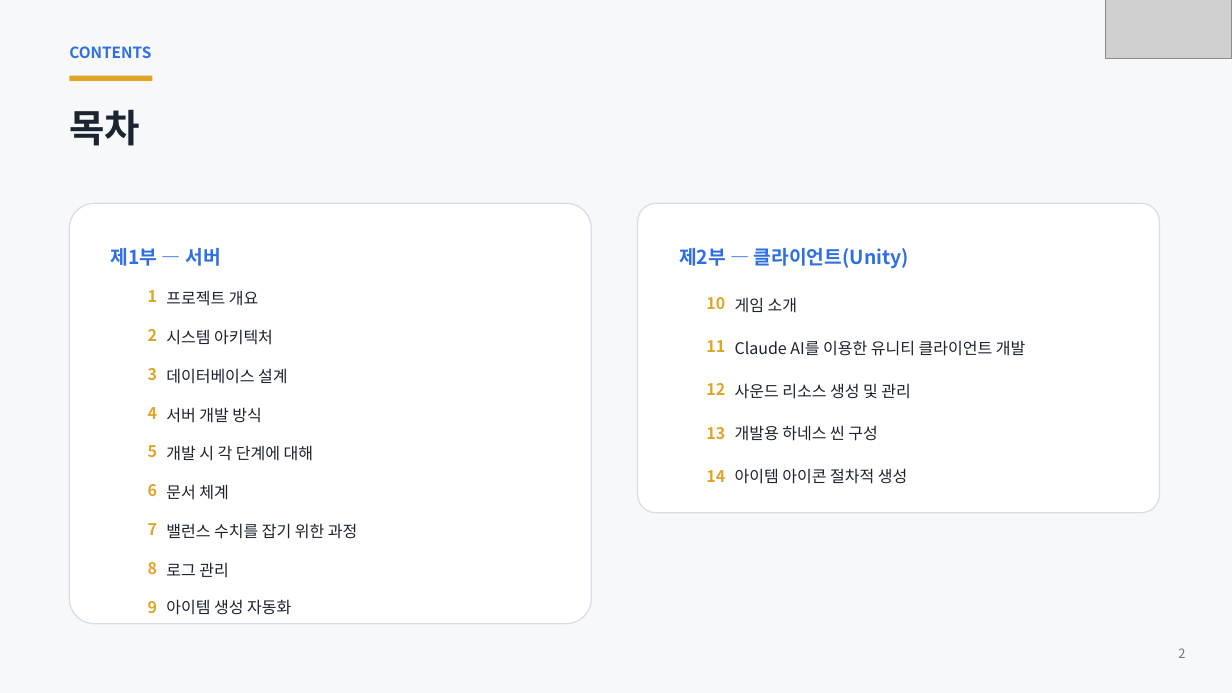
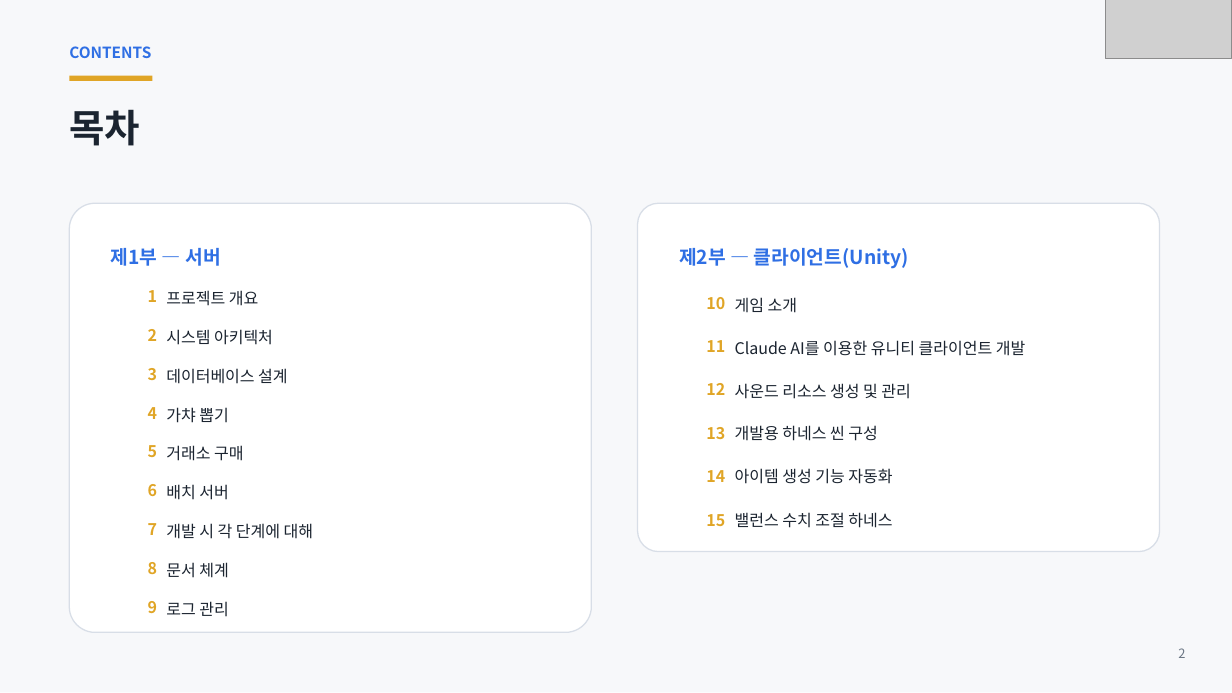
Before and after one commit to ks-wook/com2us-taskbar-hero, a slide deck: slide 2 of docs/com2us-taskbar-hero-발표자료.pptx. Drawn at 1232x693 pixels with LibreOffice and Linux fonts; fonts in the diff are those of the drawing; grey boxes stand for pictures. Boxes give left, top, right and bottom in pixels: in the first picture for what was removed or moved away, otherwise in the second. Text is boxed around its words. In the diff, an @@ line names an element or a change of style, - is before the commit and + after.

```diff
--- a/docs/com2us-taskbar-hero-발표자료.pptx
+++ b/docs/com2us-taskbar-hero-발표자료.pptx
@@ rounded rectangle: place and size @@
-rounded rectangle at bbox=[69, 203, 592, 624]
+rounded rectangle at bbox=[69, 203, 592, 632]
@@ rounded rectangle: place and size @@
-rounded rectangle at bbox=[638, 203, 1160, 513]
+rounded rectangle at bbox=[638, 203, 1160, 552]
@@ text at bbox=[166, 407, 228, 423]: text changed @@
-서버 개발 방식
+가챠 뽑기
@@ text added at bbox=[166, 445, 243, 461], 12.5 pt, text #1B2430 @@
+거래소 구매
@@ text at bbox=[735, 468, 892, 484]: text changed @@
-아이템 아이콘 절차적 생성
+아이템 생성 기능 자동화
@@ text added at bbox=[166, 484, 228, 500], 12.5 pt, text #1B2430 @@
+배치 서버
@@ text "개발 시 각 단계에 대해": place and size @@
-text "개발 시 각 단계에 대해" at bbox=[166, 445, 313, 461]
+text "개발 시 각 단계에 대해" at bbox=[166, 523, 313, 539]
@@ text removed at bbox=[166, 523, 357, 539] @@
-밸런스 수치를 잡기 위한 과정
@@ text added at bbox=[706, 514, 725, 526], 12.5 pt, text #E0A526, bold @@
+15
@@ text added at bbox=[735, 512, 892, 528], 12.5 pt, text #1B2430 @@
+밸런스 수치 조절 하네스
@@ text "문서 체계": place and size @@
-text "문서 체계" at bbox=[166, 484, 228, 500]
+text "문서 체계" at bbox=[166, 562, 228, 578]
@@ text "로그 관리": place and size @@
-text "로그 관리" at bbox=[166, 562, 228, 578]
+text "로그 관리" at bbox=[166, 601, 228, 617]
@@ text removed at bbox=[166, 599, 291, 615] @@
-아이템 생성 자동화
```
Also in this commit, not shown: 32 other slides changed, 5 slides added, 3 slides removed.
